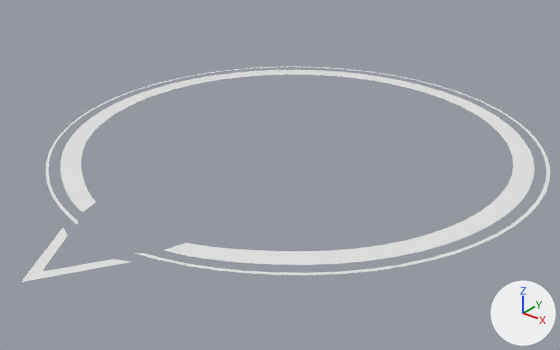
A saved change to the Blender file source/Assets/models/UI/proximityIndicator_2.blend.
The view is the same before and after, from a camera (50 mm lens) standing at (7.29, -9.55, 5.19) and looking at (0.24, -0.74, -0.27). The axes (+X, +Y, +Z) are drawn at lower right. The lights are the same throughout.
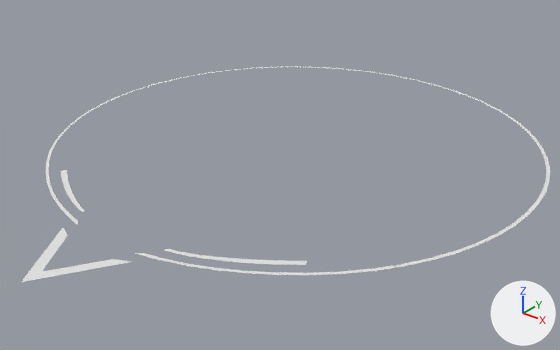
Location of each change, [x1, y1, x2, y2] in pixels of the pictures (560 x 350 px):
'Circle', reshaped (48% narrower, 51% shorter)
    before: [60, 70, 535, 265]
    after: [60, 170, 307, 265]

What changed in the scene script:
```text
Change me_circle_003:
    used by ob_circle; location = (0.0, 0.0, 0.0); rotation_euler = (0.0, 0.0, 1.571), in degrees (0, 0, 90); scale = (3.94, 3.94, 3.94)
    remove me_circle_003.from_pydata(...)  # 146 vertices, 72 faces; spans x -0.97..0.98, y -0.98..0.98, z 0.0
    add me_circle_003.from_pydata(...)  # 46 vertices, 21 faces; spans x -0.97..-0.73, y -0.62..0.55, z 0.0
    me_circle_003 part 1
    102 vertices are removed from x -0.75..0.98, y -0.98..0.98, z 0.0
    53 faces are deleted
    5 vertices in x -0.89..-0.82, y -0.38..-0.25, z 0.0 move by (-0.05, -0.02, 0.0)
    4 vertices in x -0.89..-0.82, y 0.25..0.38, z 0.0 move by (-0.05, 0.02, 0.0)
    3 vertices in x -0.91..-0.9, y -0.23..0.23, z 0.0 move by (-0.05, 0.0, 0.0)
    9 vertices move from x -0.91..-0.74, y -0.5..0.44, z 0.0 to x -0.96..-0.79, y -0.54..0.47, z 0.0
    2 vertices are added at (-0.73, -0.61, 0.0), (-0.79, 0.54, 0.0)
    2 new faces join them
```
